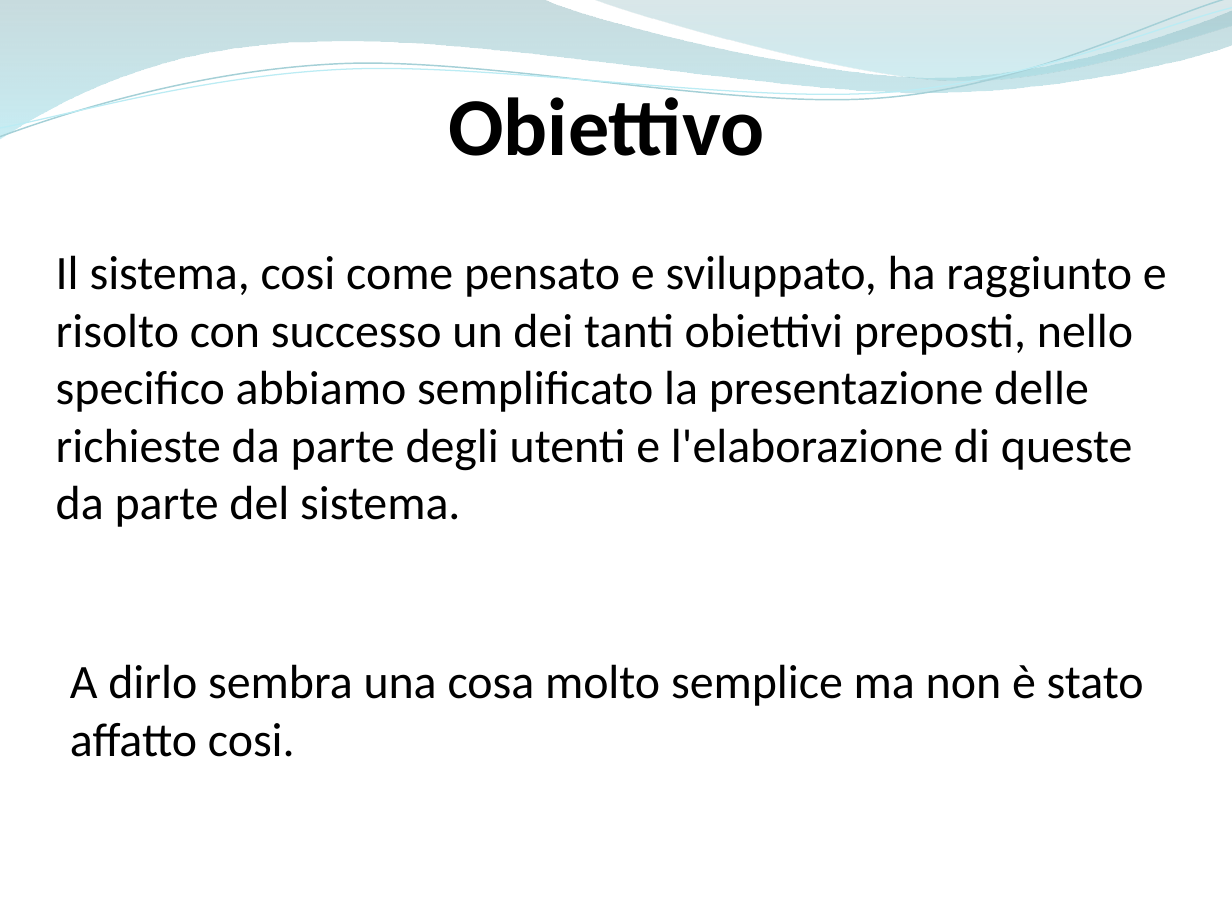
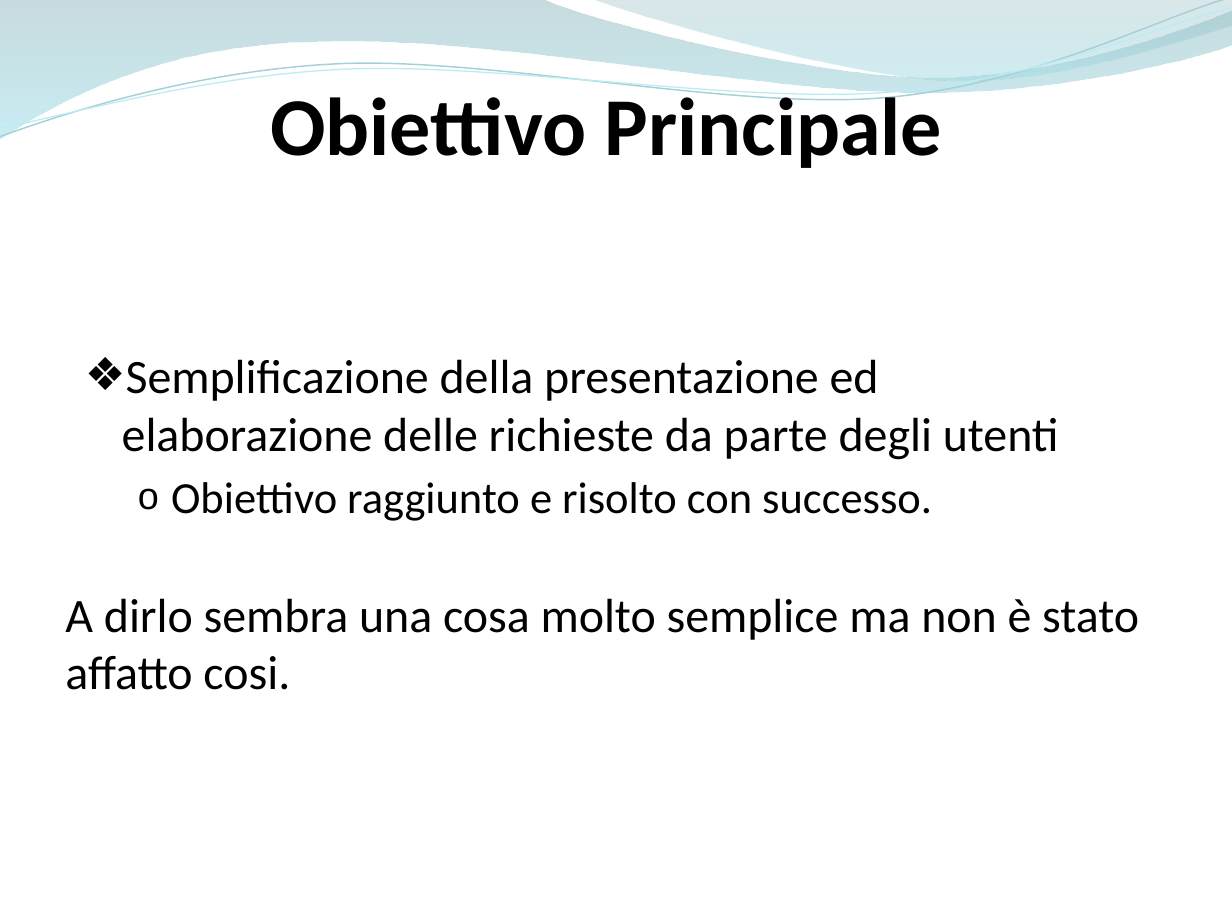
Before and after one commit to ammirate/at-silo, a slide deck: slide 2 of Presentazione/Atsilo1/Barba/Atsilo_A_PresentazioneAntonio Barba.pptx. Drawn at 1232x924 pixels with LibreOffice and Linux fonts; fonts in the diff are those of the drawing. Boxes give left, top, right and bottom in pixels: in the first picture for what was removed or moved away, otherwise in the second. Text is boxed around its words. In the diff, an @@ line names an element or a change of style, - is before the commit and + after.

```diff
--- a/Presentazione/Atsilo1/Barba/Atsilo_A_PresentazioneAntonio Barba.pptx
+++ b/Presentazione/Atsilo1/Barba/Atsilo_A_PresentazioneAntonio Barba.pptx
@@ text at box(270, 87, 942, 168): text changed @@
-Obiettivo
+Obiettivo Principale
@@ text removed at box(56, 255, 1167, 527) @@
-Il sistema, cosi come pensato e sviluppato, ha raggiunto e risolto con successo un dei tanti obiettivi preposti, nello specifico abbiamo semplificato la presentazione delle richieste da parte degli utenti e l'elaborazione di queste da parte del sistema.
@@ text added at box(122, 359, 1059, 521), 28 pt, text #000000 @@
+❖ Semplificazione della presentazione ed elaborazione delle richieste da parte degli utenti
+  o Obiettivo raggiunto e risolto con successo.
@@ text "A dirlo sembra una cosa ...": place and size @@
-text "A dirlo sembra una cosa ..." at box(70, 664, 1144, 757)
+text "A dirlo sembra una cosa ..." at box(65, 598, 1139, 690)
```
Also in this commit, not shown: 2 other slides changed, 2 other files.
